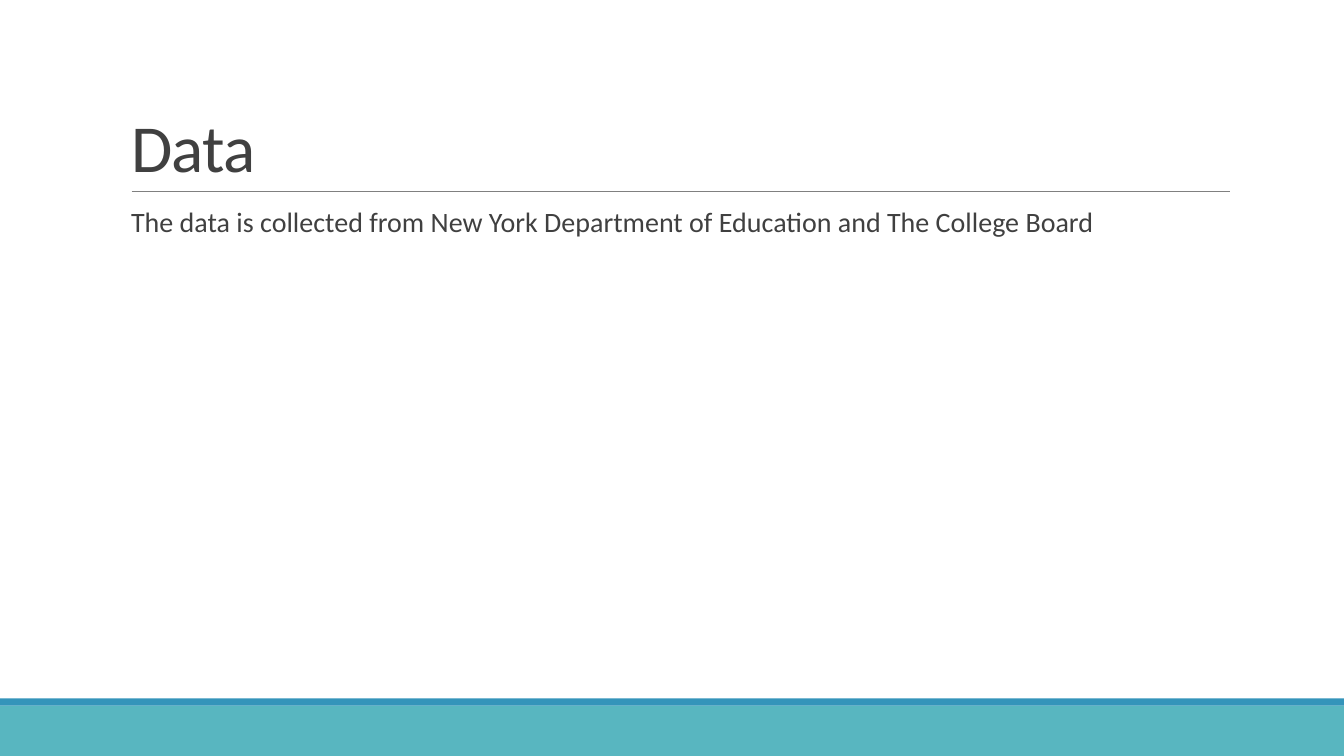
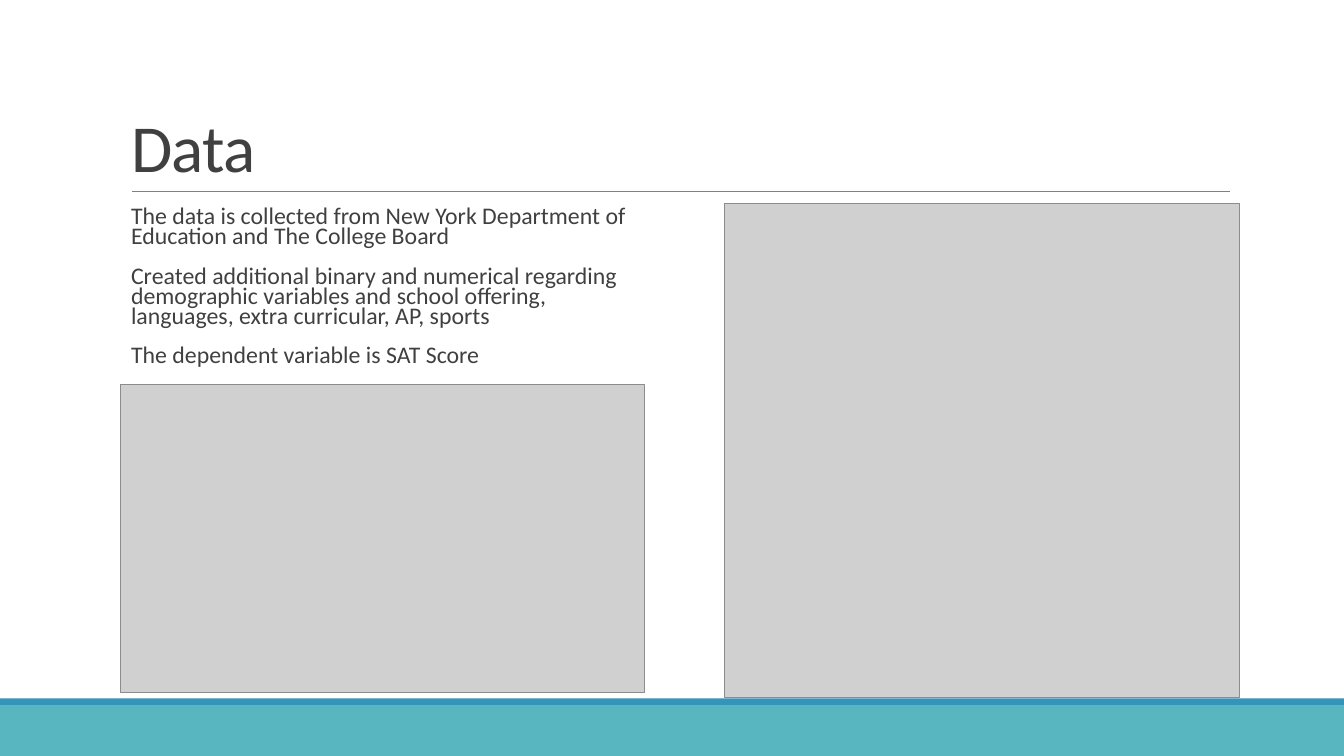
Before and after one commit to lors24/AE_project, a slide deck: slide 4 of presentation.pptx. Drawn at 1344x756 pixels with LibreOffice and Linux fonts; fonts in the diff are those of the drawing; grey boxes stand for pictures. Boxes give left, top, right and bottom in pixels: in the first picture for what was removed or moved away, otherwise in the second. Text is boxed around its words. In the diff, an @@ line names an element or a change of style, - is before the commit and + after.

```diff
--- a/presentation.pptx
+++ b/presentation.pptx
@@ text at (131, 207, 626, 248): size 20 to 17 pt in "The data is collected from New York ..."; line spacing 0.9 to 0.7 @@
@@ picture added at (725, 204, 1240, 698) @@
@@ text at (131, 267, 617, 367): paragraphs added @@
+  Created additional binary and numerical regarding demographic variables and school offering, languages, extra curricular, AP, sports
+  The dependent variable is SAT Score
@@ picture added at (121, 385, 645, 694) @@
```
Also in this commit, not shown: 1 other slide changed, 1 slide added, 1 slide removed, 14 other files.
